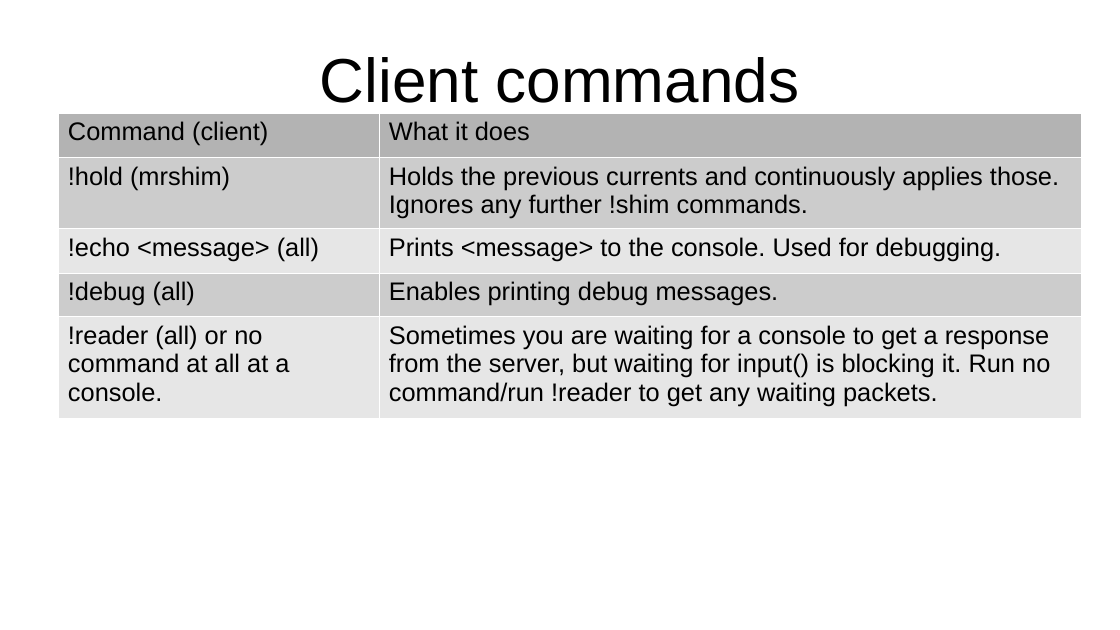
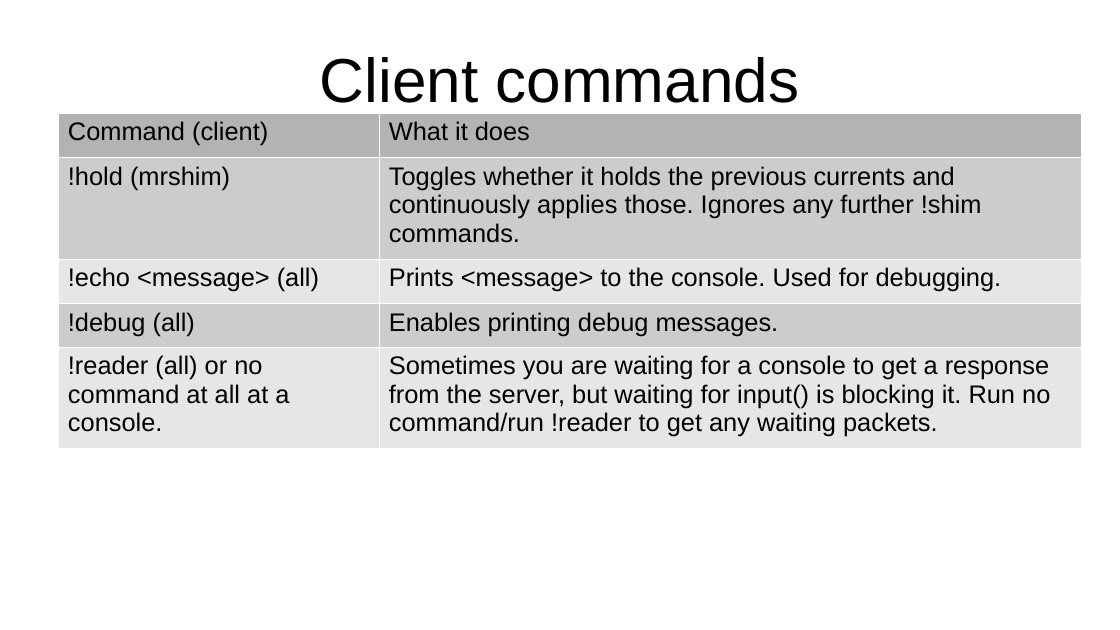
Before and after one commit to seventeenmagpie/skope-mrshim, a slide deck: slide 38 of shimmer/docs/user_guide_with_images.odp (slide 35 before the commit). Drawn at 1120x630 pixels with LibreOffice and Linux fonts; fonts in the diff are those of the drawing. Boxes give left, top, right and bottom in pixels: in the first picture for what was removed or moved away, otherwise in the second. Text is boxed around its words. In the diff, an @@ line names an element or a change of style, - is before the commit and + after.

```diff
--- a/shimmer/docs/user_guide_with_images.odp
+++ b/shimmer/docs/user_guide_with_images.odp
@@ table at (58, 113, 1081, 441) @@
-row 2, column 2: Holds the previous currents and continuously applies those. Ignores any further !shim commands.
+row 2, column 2: Toggles whether it holds the previous currents and continuously applies those. Ignores any further !shim commands.
```
Also in this commit, not shown: 24 other slides changed, 3 slides added, 1 other file.
